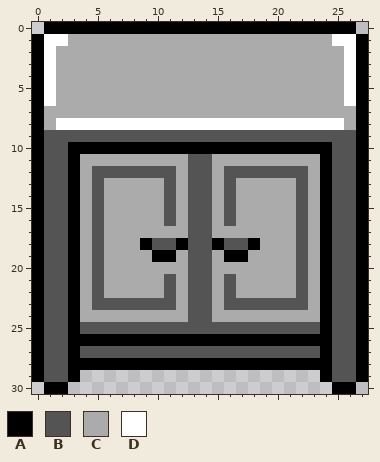
Pixel-art file: assets/sprites/projects/wardrobe.aseprite. The picture above is the old version.
28x31 pixels, 1 frame.
Palette (. is transparent): A #000000  B #545454  C #ababab  D #ffffff
Pixels before, first column x 0:
 0 .AAAAAAAAAAAAAAAAAAAAAAAAAA.
 1 ADDCCCCCCCCCCCCCCCCCCCCCCDDA
 2 ADCCCCCCCCCCCCCCCCCCCCCCCCDA
 3 ADCCCCCCCCCCCCCCCCCCCCCCCCDA
 4 ADCCCCCCCCCCCCCCCCCCCCCCCCDA
 5 ADCCCCCCCCCCCCCCCCCCCCCCCCDA
 6 ADCCCCCCCCCCCCCCCCCCCCCCCCDA
 7 ACCCCCCCCCCCCCCCCCCCCCCCCCCA
 8 ACDDDDDDDDDDDDDDDDDDDDDDDDCA
 9 ABBBBBBBBBBBBBBBBBBBBBBBBBBA
10 ABBAAAAAAAAAAAAAAAAAAAAAABBA
11 ABBACCCCCCCCCBBCCCCCCCCCABBA
12 ABBACBBBBBBBCBBCBBBBBBBCABBA
13 ABBACBCCCCCBCBBCBCCCCCBCABBA
14 ABBACBCCCCCBCBBCBCCCCCBCABBA
15 ABBACBCCCCCBCBBCBCCCCCBCABBA
16 ABBACBCCCCCBCBBCBCCCCCBCABBA
17 ABBACBCCCCCCCBBCCCCCCCBCABBA
18 ABBACBCCCABBABBABBACCCBCABBA
19 ABBACBCCCCAACBBCAACCCCBCABBA
20 ABBACBCCCCCCCBBCCCCCCCBCABBA
21 ABBACBCCCCCBCBBCBCCCCCBCABBA
22 ABBACBCCCCCBCBBCBCCCCCBCABBA
23 ABBACBBBBBBBCBBCBBBBBBBCABBA
24 ABBACCCCCCCCCBBCCCCCCCCCABBA
25 ABBABBBBBBBBBBBBBBBBBBBBABBA
26 ABBAAAAAAAAAAAAAAAAAAAAAABBA
27 ABBABBBBBBBBBBBBBBBBBBBBABBA
28 ABBAAAAAAAAAAAAAAAAAAAAAABBA
29 ABBA....................ABBA
30 .AA......................AA.
Now the later version:
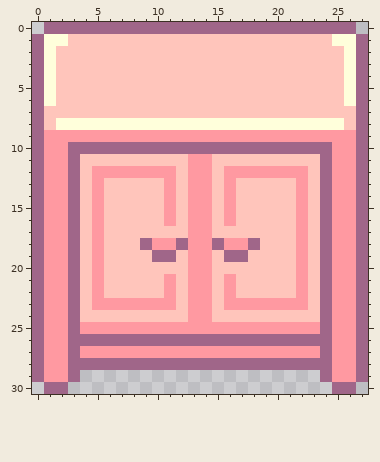
Diff:
Colour A changes from #000000 to #a06689.
Colour B changes from #545454 to #ff99a1.
Colour C changes from #ababab to #ffc5bb.
Colour D changes from #ffffff to #ffffdb.
